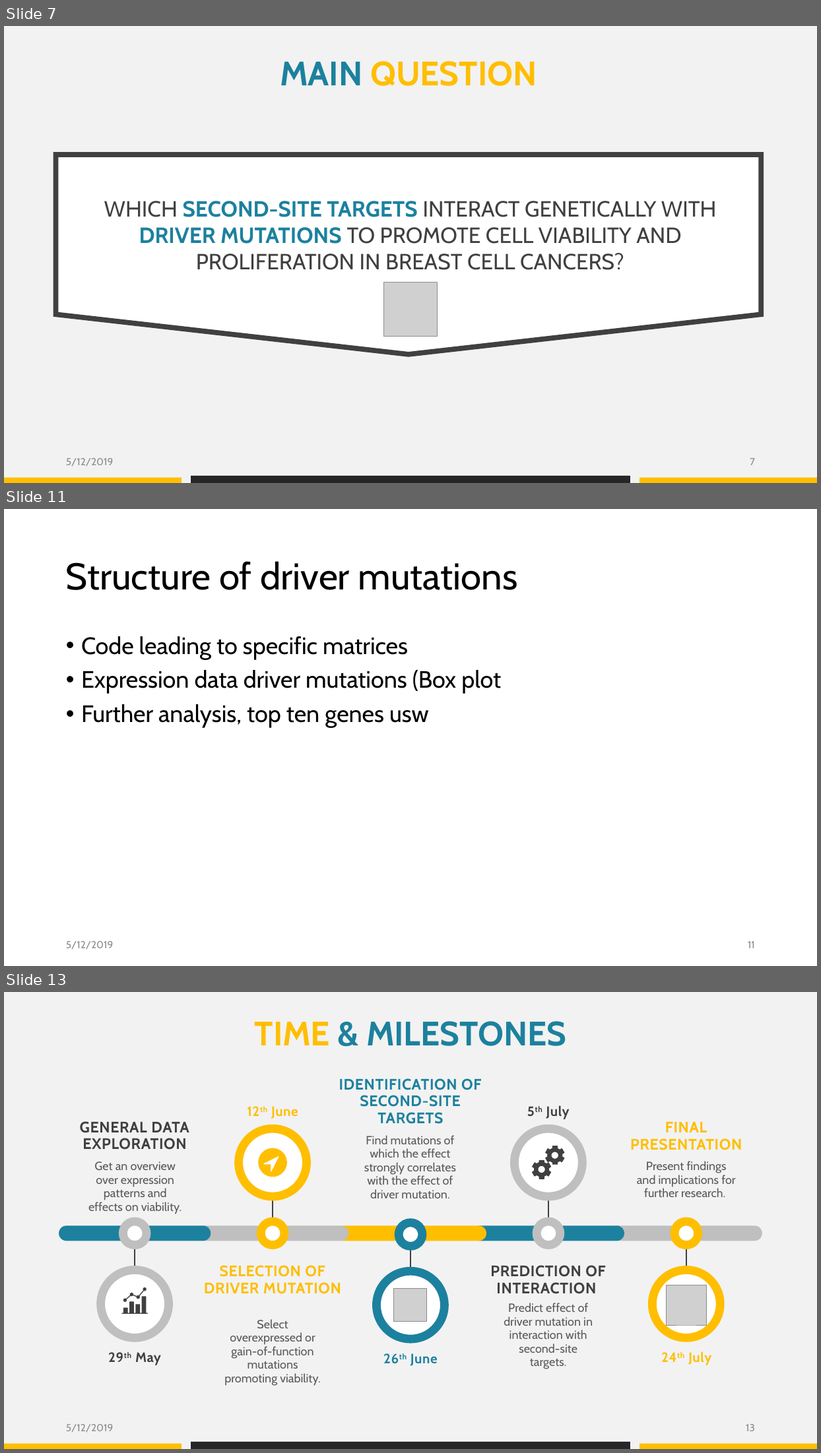
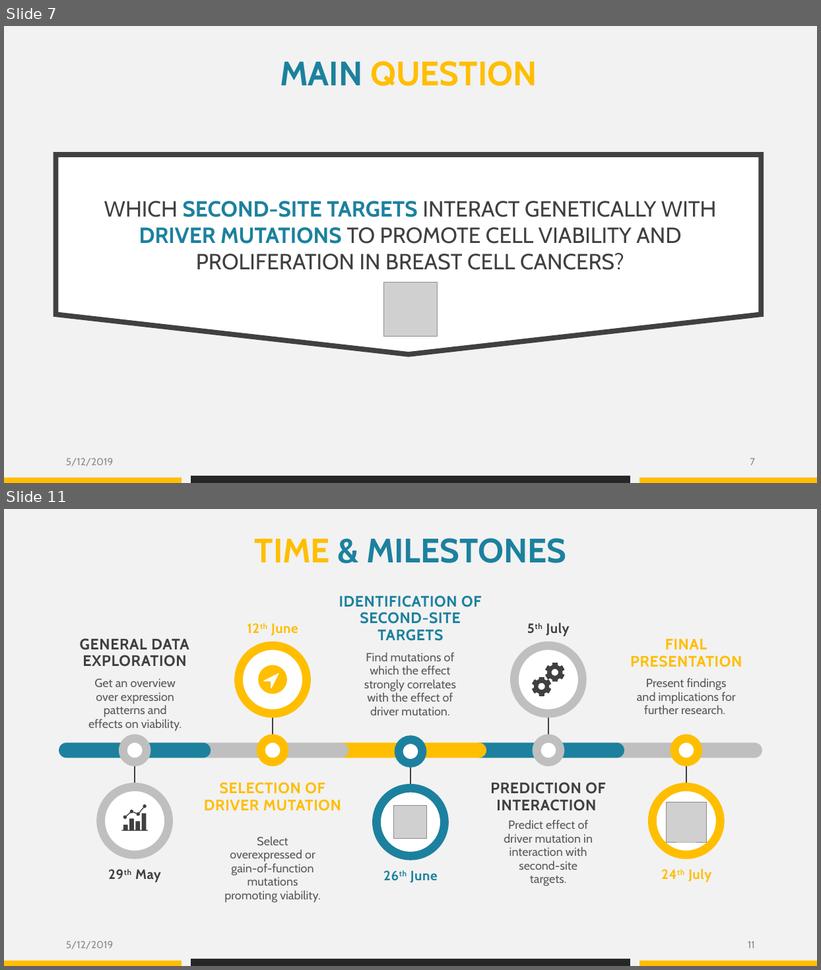
Before and after one commit to datascience-mobi/group-04-project-1-4, a slide deck: Project proposal_presentation_V1.pptx. Shown one above the other, each under a label of ours: slides 7, 11 and 13 before the commit, slides 7 and 11 after it; the slides between them are not shown. The pictures are 821x1453 and 821x970 pixels, drawn with LibreOffice and Linux fonts; fonts in the diff are those of the drawing; grey boxes stand for pictures. Boxes give left, top, right and bottom in pixels: in the first picture for what was removed or moved away, otherwise in the second. Text is boxed around its words. In the diff, an @@ line names an element or a change of style, - is before the commit and + after.

```diff
--- a/Project proposal_presentation_V1.pptx
+++ b/Project proposal_presentation_V1.pptx
@@ slide 11 removed at [4,509,817,966], background #FFFFFF @@
@@ title removed at [66,561,518,590] @@
-Structure of driver mutations
@@ text removed at [81,636,501,728] @@
-• Code leading to specific matrices
-• Expression data driver mutations (Box plot
-• Further analysis, top ten genes usw
@@ text removed at [66,941,113,949] @@
-5/12/2019
@@ page number removed at [748,941,755,949] @@
-11
@@ what was slide 13 is now slide 11 @@
@@ page number at [748,941,755,949]: text changed @@
-13
+11
```
Also in this commit, not shown: 9 slides changed, 3 slides added, 3 other slides removed, 5 other files.
